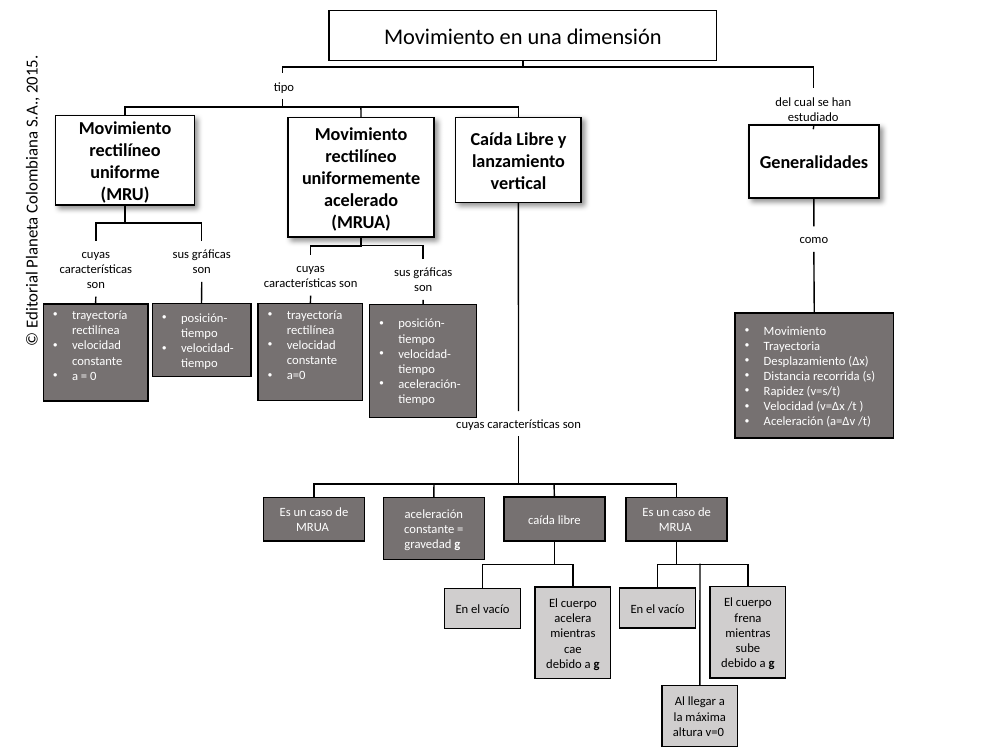
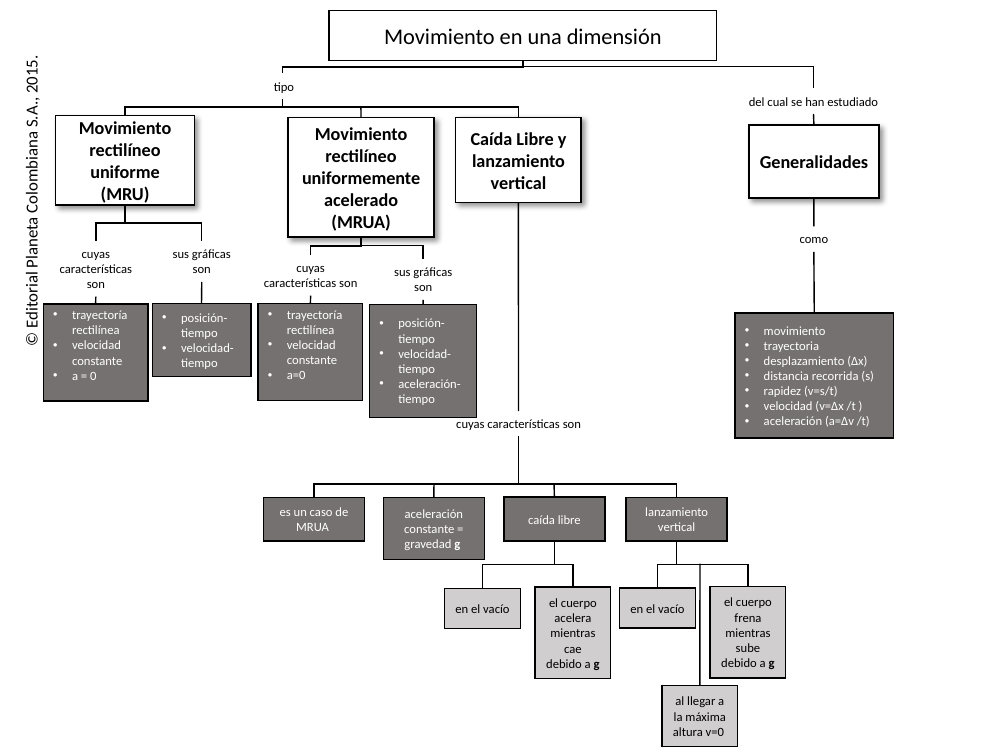
Before and after one commit to AulaPlanetaColombia/CienciasNaturales, a slide deck: slide 1 of fuentes/contenidos/grado10/guion02/CN_10_02.pptx. Drawn at 1008x756 pixels with LibreOffice and Linux fonts; fonts in the diff are those of the drawing; background and template pictures are left out. Boxes give left, top, right and bottom in pixels: in the first picture for what was removed or moved away, otherwise in the second. Text is boxed around its words. In the diff, an @@ line names an element or a change of style, - is before the commit and + after.

```diff
--- a/fuentes/contenidos/grado10/guion02/CN_10_02.pptx
+++ b/fuentes/contenidos/grado10/guion02/CN_10_02.pptx
@@ text "del cual se han estudiado" rewrapped from [775, 97, 851, 121] to [749, 97, 878, 106] @@
@@ line moved from (813, 129) - (813, 125) to (813, 114) - (813, 125) @@
@@ text in rectangle at [764, 326, 874, 427]: text changed @@
-• Movimiento
-• Trayectoria
-• Desplazamiento (∆x)
-• Distancia recorrida (s)
-• Rapidez (v=s/t)
-• Velocidad (v=∆x /t )
-• Aceleración (a=∆v /t)
+• movimiento
+• trayectoria
+• desplazamiento (∆x)
+• distancia recorrida (s)
+• rapidez (v=s/t)
+• velocidad (v=∆x /t )
+• aceleración (a=∆v /t)
@@ text in rectangle at [280, 507, 348, 531]: text changed @@
-Es un caso de MRUA
+es un caso de MRUA
@@ text in rectangle at [645, 507, 708, 531]: text changed @@
-Es un caso de MRUA
+lanzamiento vertical
@@ text in rectangle at [546, 598, 600, 670]: text changed @@
-El cuerpo acelera mientras cae debido a g
+el cuerpo acelera mientras cae debido a g
@@ text in rectangle at [721, 597, 775, 669]: text changed @@
-El cuerpo frena mientras sube debido a g
+el cuerpo frena mientras sube debido a g
@@ text in rectangle at [455, 604, 509, 613]: text changed @@
-En el vacío
+en el vacío
@@ text in rectangle at [630, 604, 684, 613]: text changed @@
-En el vacío
+en el vacío
@@ text in rectangle at [673, 696, 725, 736]: text changed @@
-Al llegar a la máxima altura v=0
+al llegar a la máxima altura v=0
```
Also in this commit, not shown: 1 other file.
